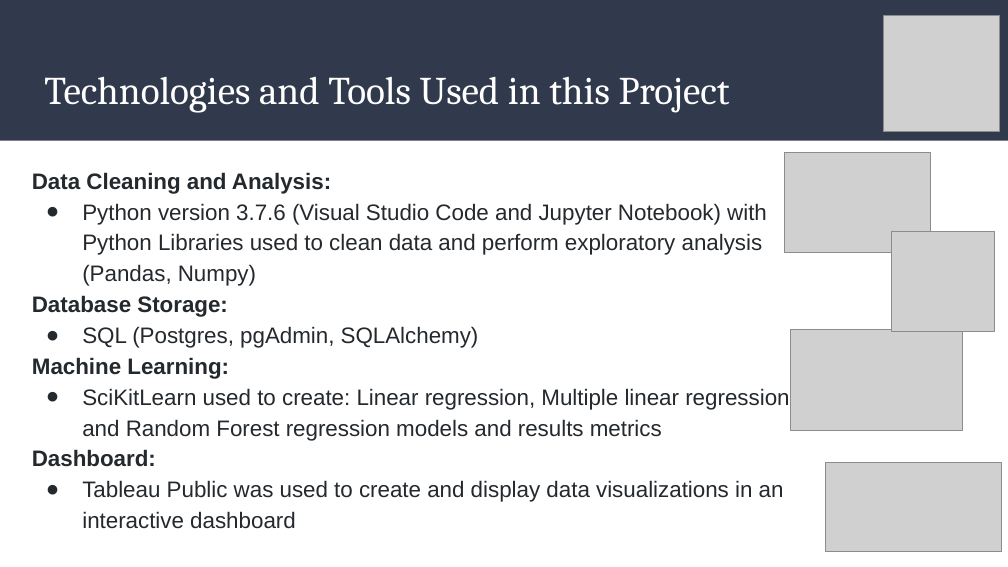
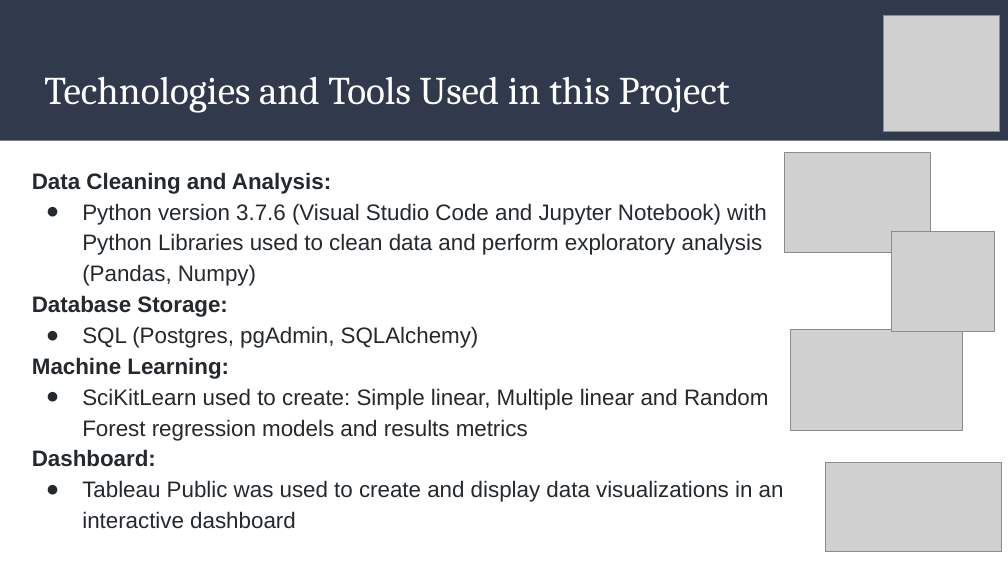
Before and after one commit to AaraniSivasekaram/Predictive_Modelling_Project, a slide deck: slide 14 of Vaccine Hesitancy Presentation.pptx. Drawn at 1008x567 pixels with LibreOffice and Linux fonts; fonts in the diff are those of the drawing; grey boxes stand for pictures. Boxes give left, top, right and bottom in pixels: in the first picture for what was removed or moved away, otherwise in the second. Text is boxed around its words. In the diff, an @@ line names an element or a change of style, - is before the commit and + after.

```diff
--- a/Vaccine Hesitancy Presentation.pptx
+++ b/Vaccine Hesitancy Presentation.pptx
@@ text at bbox=[82, 388, 768, 441]: text changed @@
-● SciKitLearn used to create: Linear regression, Multiple linear regression and Random Forest regression models and results metrics
+● SciKitLearn used to create: Simple linear, Multiple linear and Random Forest regression models and results metrics
```
Also in this commit, not shown: 5 other slides changed.
